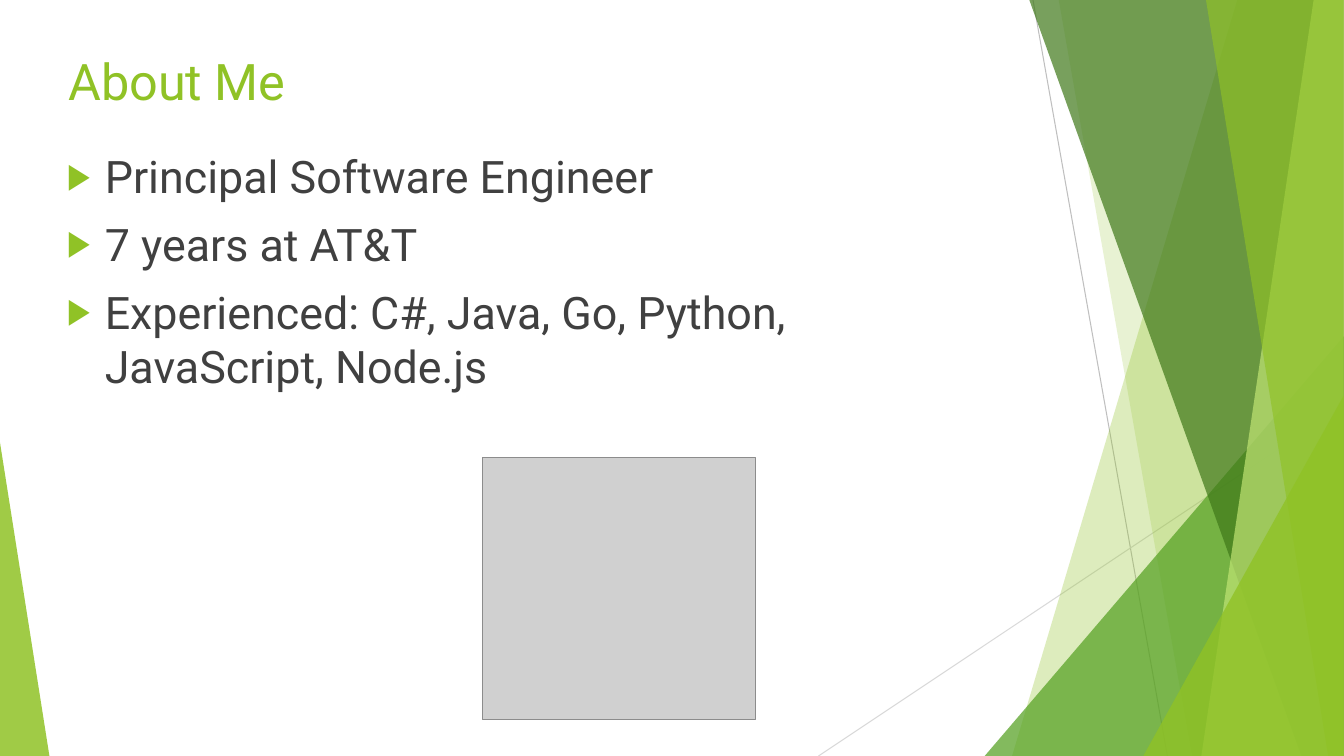
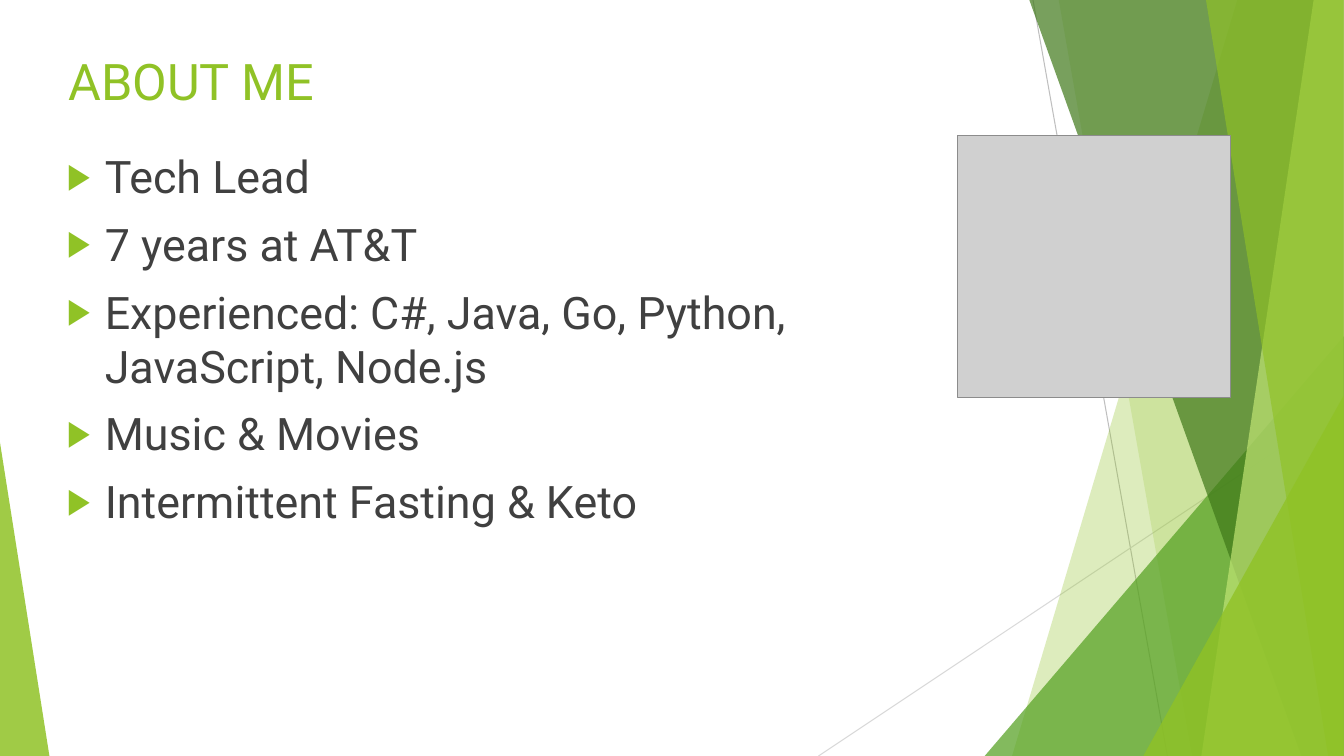
Before and after one commit to idanshal/sb-todo-app-tdp, a slide deck: slide 2 of course_data/presentations/practical_spring_boot_for_tdp.pptx. Drawn at 1344x756 pixels with LibreOffice and Linux fonts; fonts in the diff are those of the drawing; grey boxes stand for pictures. Boxes give left, top, right and bottom in pixels: in the first picture for what was removed or moved away, otherwise in the second. Text is boxed around its words. In the diff, an @@ line names an element or a change of style, - is before the commit and + after.

```diff
--- a/course_data/presentations/practical_spring_boot_for_tdp.pptx
+++ b/course_data/presentations/practical_spring_boot_for_tdp.pptx
@@ title at [68, 63, 314, 101]: text changed @@
-About Me
+ABOUT ME
@@ picture: place and size @@
-picture at [482, 458, 755, 720]
+picture at [958, 135, 1231, 397]
@@ text at [105, 159, 309, 194]: text changed @@
-▶ Principal Software Engineer
+▶ Tech Lead
@@ text at [105, 417, 637, 528]: paragraphs added @@
+▶ Music & Movies
+▶ Intermittent Fasting & Keto
```
Also in this commit, not shown: 1 other slide changed, 1 slide added, 4 slides removed, 6 other files.
